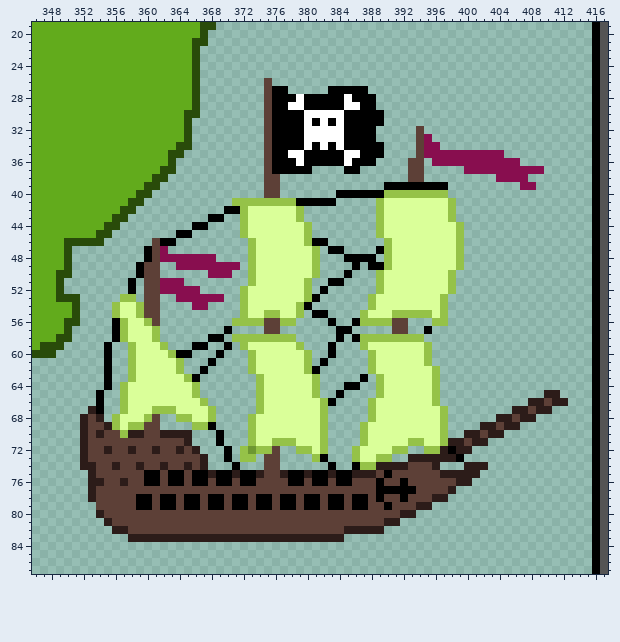
One commit to this pixel-art file: Assets/Sprites/UI/GameUI.aseprite. Above, as it was before the edit.
480x270 pixels, 1 frame. Colours within 5 levels of each other are drawn and written as one. Shown: x 346..417, y 19..87.
The result:
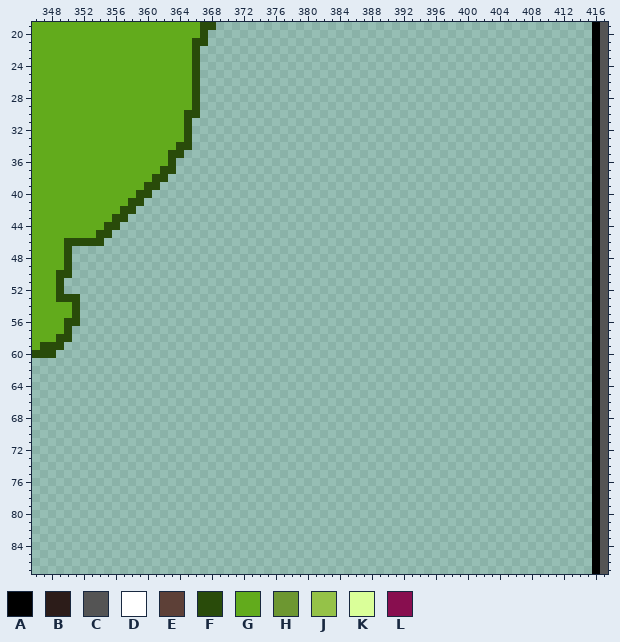
Palette (. is transparent): A #000000  B #2c1c19  C #545454  D #ffffff  E #5d4037  F #294b0a  G #62ab1c  H #6d9731  J #95c248  K #daff99  L #880e4f
The edit:
Changed rows in their new state; - is an unchanged pixel.
Layer "waves and ships":
first column x 352:
26 -----------------------.-------------------------------------
27 -----------------------...-----.....-------------------------
28 -----------------------..............------------------------
29 -----------------------..............------------------------
30 -----------------------...............-----------------------
31 -----------------------...............-----------------------
32 -----------------------..............-----.------------------
33 -----------------------..............-----..-----------------
34 -----------------------...............----...----------------
35 -----------------------...............----...........--------
36 -----------------------..............----..-...........------
37 -----------------------......----..------..-----..........---
38 -----------------------..----------------..---------....-----
39 -----------------------..-------------........---------..----
40 -----------------------..-------..............---------------
41 -------------------.............-----..........--------------
42 ------------------..........---------..........--------------
43 ----------------..--........---------..........--------------
44 --------------..----.........--------...........-------------
45 ------------..------.........--------...........-------------
46 ---------...---------..........-------..........-------------
47 --------...----------.........-..----...........-------------
48 --------.........----.........---....-..........-------------
49 -------...--........-.........----.-............-------------
50 -------...------...--.........---.---..........--------------
51 ------.-.....--------........--..----..........--------------
52 ------.-.......-----.........-.------..........--------------
53 -----..-..--......--..........------..........---------------
54 ----......----..----.........-------..........---------------
55 ----......----------........-..----...........---------------
56 ----......---------........----.--.......---..---------------
57 ----......--------.----..-------..-----..--.-----------------
58 ----......------..-........-----.-.........------------------
59 ---.--.....---..--.-........---.---.........-----------------
60 ---.--........---.---........--.----........-----------------
61 ---.--.......---.----........-.-----........-----------------
62 ---.--.......--.-----.........------.........----------------
63 ---.--.........-------........-----.-........----------------
64 ---.-..........-------........---..--........----------------
65 --.--..........-------........--.----........-------------..-
66 --.--...........------..........----.........-----------.....
67 -..--............-----.........-----..........--------.....--
68 ...-......--.....----..........-----..........------.....----
69 ..........----...----..........----...........----.....------
70 ..............---.---..........----...........--.....--------
71 ..............---.---..........----................----------
72 ...............---.-.....--....---.......--......------------
73 ................--.-..-..----..---.....--.......-------------
74 ................---.---..------.--...........---...----------
75 -.................................................-----------
76 -................................................------------
77 -..............................................--------------
78 -.............................................---------------
79 --..........................................-----------------
80 --........................................-------------------
81 ---.....................................---------------------
82 ----..................................-----------------------
83 ------...........................----------------------------
Where, in picture pixels (left, top, right, bottom), the same in both pictures:
erased: (80, 78, 568, 542)
